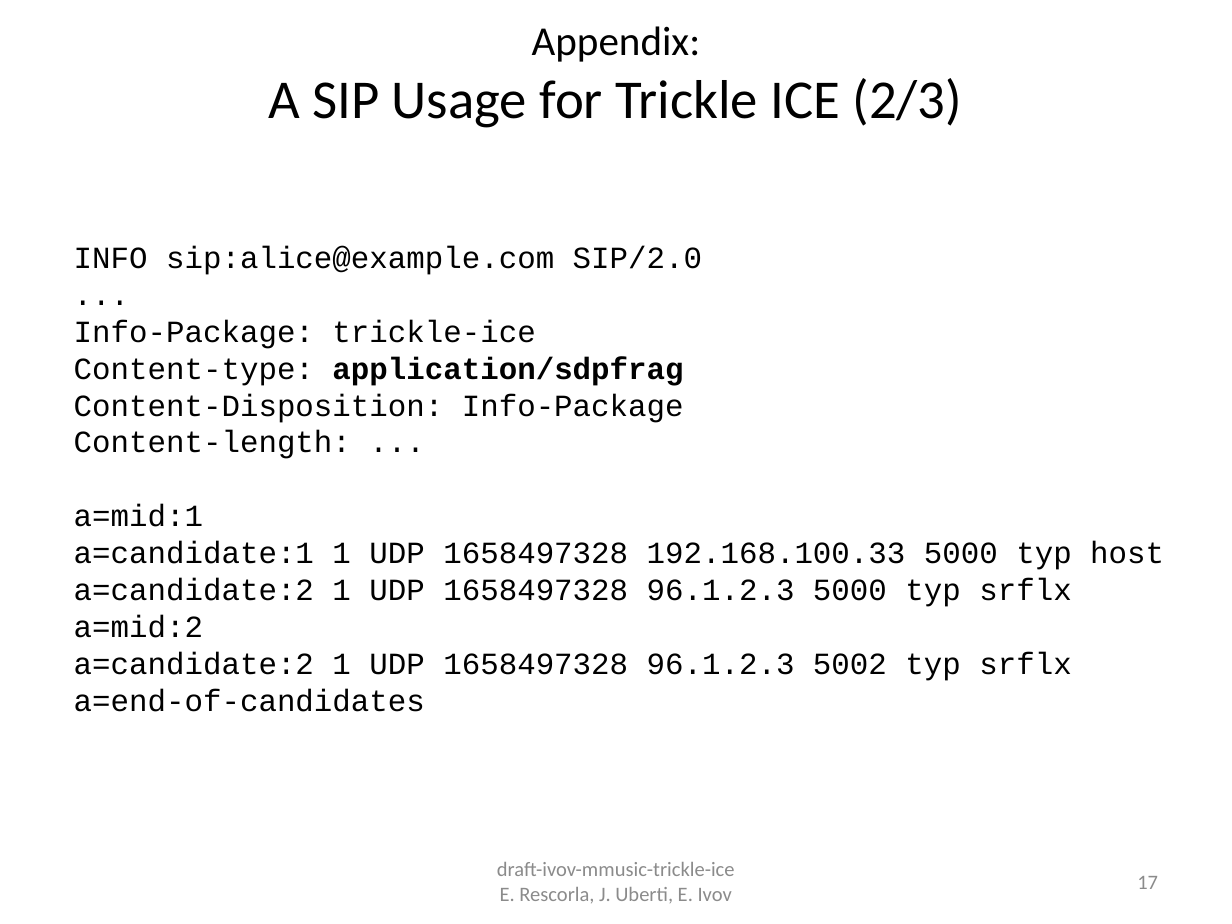
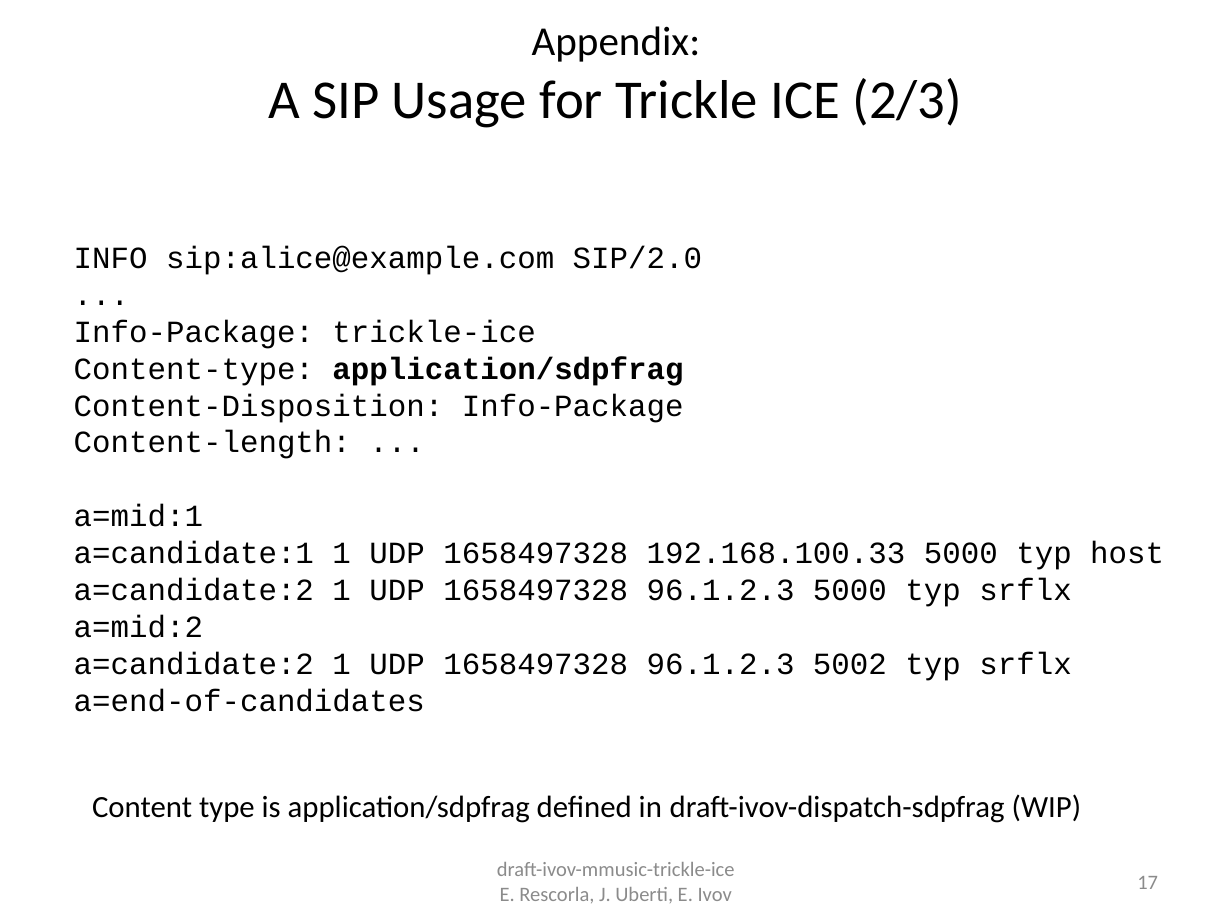
Before and after one commit to emcho/trickle-ice, a slide deck: slide 17 of slides/trickle-ice-iet86-orlando.pptx. Drawn at 1232x924 pixels with LibreOffice and Linux fonts; fonts in the diff are those of the drawing. Boxes give left, top, right and bottom in pixels: in the first picture for what was removed or moved away, otherwise in the second. Text is boxed around its words. In the diff, an @@ line names an element or a change of style, - is before the commit and + after.

```diff
--- a/slides/trickle-ice-iet86-orlando.pptx
+++ b/slides/trickle-ice-iet86-orlando.pptx
@@ text added at (x1=92, y1=794, x2=1082, y2=823), 18 pt, text #000000 @@
+Content type is application/sdpfrag defined in draft-ivov-dispatch-sdpfrag (WIP)
```
Also in this commit, not shown: 7 other slides changed, 2 other files.
